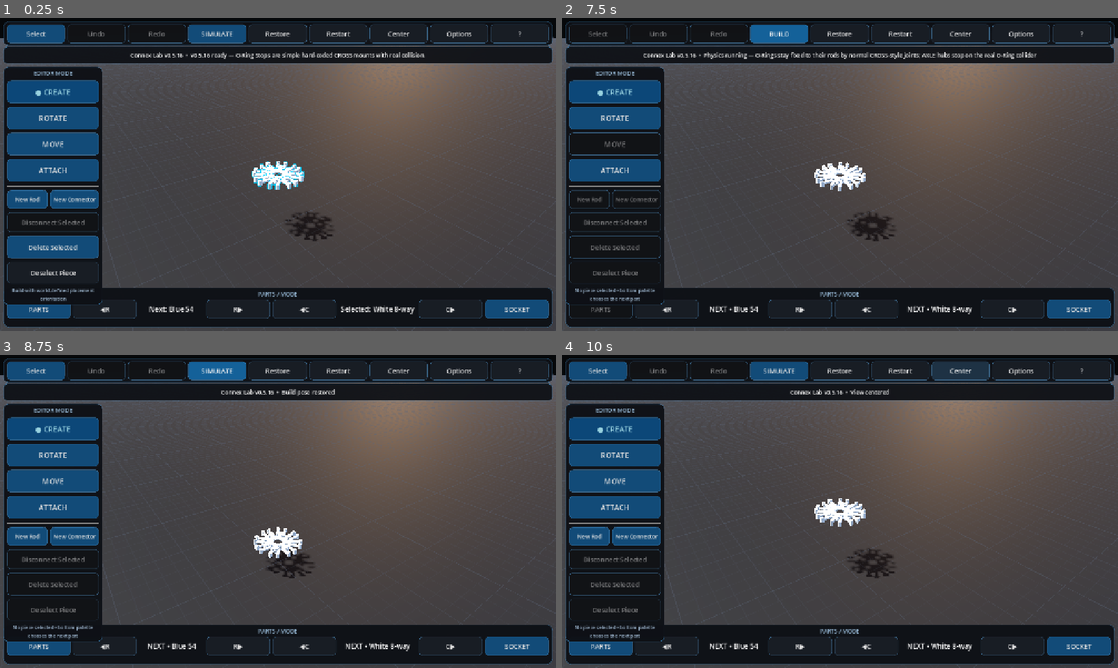
Above: before the commit, frames 1-4 (two rows, left to right).
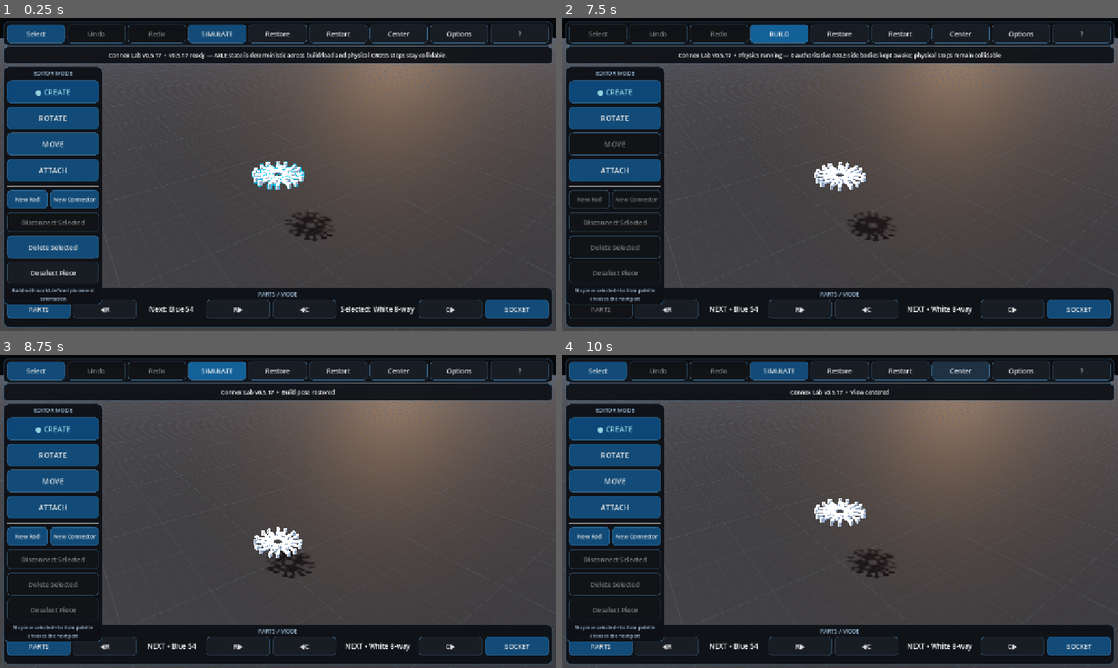
Above: after the commit, the same moments.

Repository: pixel375/connex
Game: Godot game, scene res://Main.tscn
Two runs of this game, one before a commit and one after it. Both use one fixed random seed, a clock stepped at 60 frames per second and the inputs below.
Inputs:
- Up to frame 1 (0.25 s): no input
- Up to frame 2 (7.5 s): click "Restart" at 0.5 s; click "Restart" at 1.25 s; click "Restart" at 2 s; click "New Rod" at 2.75 s; click "● New Rod" at 3.5 s; click "New Rod" at 4.25 s; click "● New Rod" at 5 s; click "Select" at 5.75 s; click "SELECT…" at 6.5 s; click "SIMULATE" at 7.25 s
- Up to frame 3 (8.75 s): click "BUILD" at 8 s
- Up to frame 4 (10 s): click "Restore" at 8.75 s; click "Center" at 9.5 s

The runs differ from the first frame. In frame 1, 0.7% of the frame differs, in the area x 19-81%, y 10-14%; in frame 2, 0.8%, in the area x 14-86%, y 10-14%; in frame 3, less than 0.1%; in frame 4, less than 0.1%.

Commit message:
Ship v0.5.17 deterministic AXLE runtime

Diff:
--- a/Main.tscn
+++ b/Main.tscn
@@ -1,8 +1,9 @@
 [gd_scene load_steps=3 format=3]
 
+; v0.5.17 deterministic AXLE/CROSS stop and save-load runtime: res://scripts/main_v073.gd
 ; v0.5.16 simplified physical O-Ring runtime: res://scripts/main_v071.gd
 ; v0.5.14 O-Ring lineage marker: res://scripts/main_v069.gd
-[ext_resource type="Script" path="res://scripts/main_v071.gd" id="1_main"]
+[ext_resource type="Script" path="res://scripts/main_v073.gd" id="1_main"]
 [ext_resource type="Script" path="res://scripts/physics_slider_fix_v052.gd" id="2_physics_fix"]
 
 [node name="Main" type="Node3D"]
